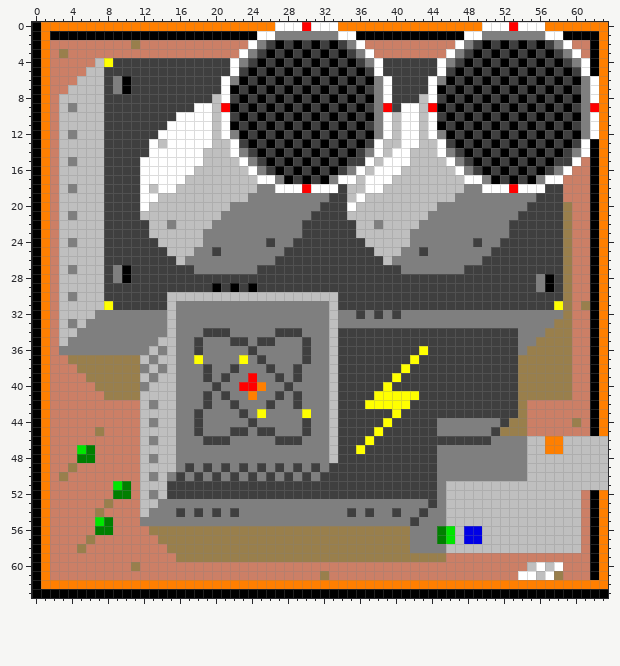
File history of a pixel-art sprite, graphics/nuclear.png. Above, as it was before the edit.
The file is 64x64 pixels.
Now the later version:
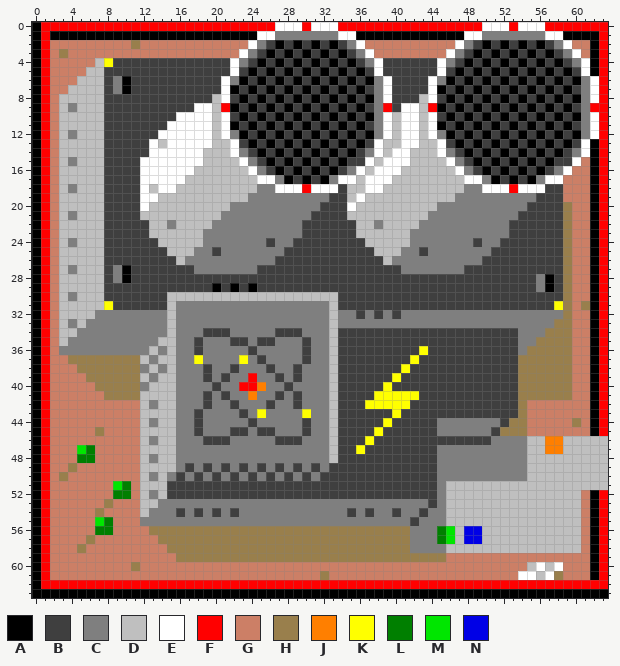
Palette (. is transparent): A #000000  B #3f3f3f  C #7f7f7f  D #bfbfbf  E #ffffff  F #ff0000  G #cc7f66  H #997f4c  J #ff7f00  K #ffff00  L #007f00  M #00e600  N #0000e6
Difference:
Changed rows in their new state; - is an unchanged pixel.
first column x 1:
 0 FFFFFFFFFFFFFFFFFFFFFFFFFF-------FFFFFFFFFFFFFFFF-------FFFFFFF
 1 F-------------------------------------------------------------F
 2 F-------------------------------------------------------------F
 3 F-------------------------------------------------------------F
 4 F-------------------------------------------------------------F
 5 F-------------------------------------------------------------F
 6 F-------------------------------------------------------------F
 7 F-------------------------------------------------------------F
 8 F-------------------------------------------------------------F
 9 F-------------------------------------------------------------F
10 F-------------------------------------------------------------F
11 F-------------------------------------------------------------F
12 F-------------------------------------------------------------F
13 F-------------------------------------------------------------F
14 F-------------------------------------------------------------F
15 F-------------------------------------------------------------F
16 F-------------------------------------------------------------F
17 F-------------------------------------------------------------F
18 F-------------------------------------------------------------F
19 F-------------------------------------------------------------F
20 F-------------------------------------------------------------F
21 F-------------------------------------------------------------F
22 F-------------------------------------------------------------F
23 F-------------------------------------------------------------F
24 F-------------------------------------------------------------F
25 F-------------------------------------------------------------F
26 F-------------------------------------------------------------F
27 F-------------------------------------------------------------F
28 F-------------------------------------------------------------F
29 F-------------------------------------------------------------F
30 F-------------------------------------------------------------F
31 F-------------------------------------------------------------F
32 F-------------------------------------------------------------F
33 F-------------------------------------------------------------F
34 F-------------------------------------------------------------F
35 F-------------------------------------------------------------F
36 F-------------------------------------------------------------F
37 F-------------------------------------------------------------F
38 F-------------------------------------------------------------F
39 F-------------------------------------------------------------F
40 F-------------------------------------------------------------F
41 F-------------------------------------------------------------F
42 F-------------------------------------------------------------F
43 F-------------------------------------------------------------F
44 F-------------------------------------------------------------F
45 F-------------------------------------------------------------F
46 F--------------------------------------------------------------
47 F--------------------------------------------------------------
48 F--------------------------------------------------------------
49 F--------------------------------------------------------------
50 F--------------------------------------------------------------
51 F--------------------------------------------------------------
52 F-------------------------------------------------------------F
53 F-------------------------------------------------------------F
54 F-------------------------------------------------------------F
55 F-------------------------------------------------------------F
56 F-------------------------------------------------------------F
57 F-------------------------------------------------------------F
58 F-------------------------------------------------------------F
59 F-------------------------------------------------------------F
60 F-------------------------------------------------------------F
61 F-------------------------------------------------------------F
62 FFFFFFFFFFFFFFFFFFFFFFFFFFFFFFFFFFFFFFFFFFFFFFFFFFFFFFFFFFFFFFF
